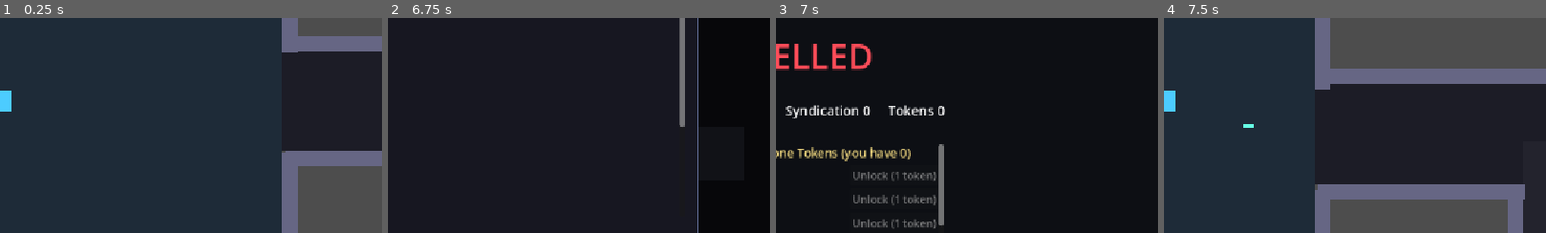
Above: before the commit, frames 1-4 (left to right).
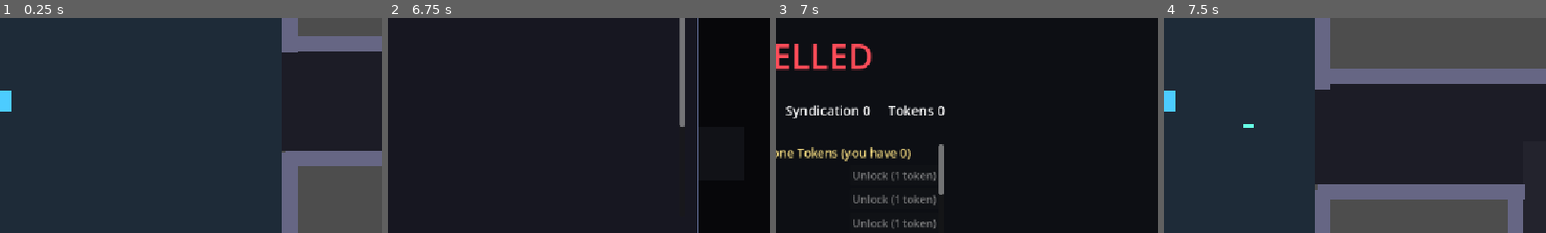
Above: after the commit, the same moments.

Repository: nderman/dungeon-grinder-cal
Game: Godot game, scene res://Floor.tscn
The game is run twice, just before and just after one commit, with the same random seed, the same clock (stepped at 60 frames per second) and the same inputs.
Inputs (mouse positions are % of the whole screen's width and height, from its top left):
- Up to frame 1 (0.25 s): no input
- Up to frame 2 (6.75 s): tap Enter (ui_accept) at 0.5, 0.77, 1.25, 2, 3.77, 5 s; move the mouse to (72, 45) at 0.52 s; hold D (move_right) 0.53-1.25 s; hold K (abilities) 0.53-1.25 s; click (72, 45) at 0.8 s; drag from (30, 55) to (45, 70) at 1.27 s; move the mouse to (60, 28) at 2.02 s; hold D (move_right) 2.03-2.75 s; hold K (abilities) 2.03-2.75 s; click (60, 28) at 2.3 s; drag from (45, 70) to (20, 35) at 2.77 s; move the mouse to (80, 65) at 3.52 s; press the mouse at (80, 65) at 3.53 s; hold A (move_left) 3.53-4.25 s; tap Left (aim_left) at 3.6 s; tap I (inventory) at 4.15 s; release the mouse at (80, 65) at 4.25 s; drag from (20, 35) to (65, 54) at 4.27 s; move the mouse to (55, 50) at 5.02 s; press the mouse at (55, 50) at 5.03 s; hold S (move_down) 5.03-5.75 s; tap Up (aim_up) at 5.1 s; release the mouse at (55, 50) at 5.75 s; drag from (35, 25) to (30, 55) at 5.77 s; click "✕" at 6.5 s
- Up to frame 3 (7 s): no input
- Up to frame 4 (7.5 s): tap Space (dash) at 7.25 s; move the mouse to (72, 45) at 7.27 s; press the mouse at (72, 45) at 7.28 s; hold W (move_up) from 7.28 s (still down)
The pictures show only the part of the screen within x 50-100%, y 31-81%; the shares and areas given below are measured in that part.

Frames 1-2 are identical in both runs. In frame 3, 0.2% of the frame differs, in the area x 42-44%, y 81-97%; in frame 4, nothing differs.

Commit message:
Meta sink 1/3: permanent stat injectors (the Syndication sink)
Syndication Points had no sink once the roster was unlocked — a Season Champion
sat on ~18k with nothing to spend it on. Now the Green Room sells permanent +1s
to a stat, priced in Syndication with per-stat escalating cost (500 ×1.5/point),
stored in permanent_stat_buffs (already applied to every contestant via
get_current_contestant_stats). No cap — DCC stats climb to 100+. Covered by
test_meta.gd (snapshots/restores real meta state so the suite can't corrupt a save).

Co-Authored-By: Claude Opus 4.8 (1M context) <noreply@anthropic.com>

Diff:
--- a/game-client/scripts/autoloads/MetaManager.gd
+++ b/game-client/scripts/autoloads/MetaManager.gd
@@ -55,6 +55,32 @@
 	meta_changed.emit()
 	return true
 
+# --- Permanent stat injectors: the SYNDICATION sink ---------------------------------------------
+# Syndication Points (10% of a run's Ratings, banked on Cancellation) used to have no sink — they
+# just piled up after the roster was unlocked. Now you spend them on permanent +1s to a stat, applied
+# to every future contestant via get_current_contestant_stats(). Cost escalates per point in the SAME
+# stat so it stays a meaningful sink at any hoard size (DCC: stats climb to 100+, so there's no cap).
+const INJECTOR_BASE_COST := 500   # Syndication for the FIRST +1 in a stat
+const INJECTOR_GROWTH := 1.5      # each further +1 in the SAME stat costs ×1.5
+
+# Syndication cost of the NEXT permanent +1 for `stat` (rises with how many you've already bought).
+func stat_injector_cost(stat: String) -> int:
+	var owned := int(permanent_stat_buffs.get(stat, 0))
+	return int(round(INJECTOR_BASE_COST * pow(INJECTOR_GROWTH, owned)))
+
+# Spend Syndication for a permanent +1 to `stat`. Returns false if it's not a real stat or you're broke.
+func buy_stat_injector(stat: String) -> bool:
+	if stat not in BASE_STATS:
+		return false
+	var cost := stat_injector_cost(stat)
+	if syndication_points < cost:
+		return false
+	syndication_points -= cost
+	permanent_stat_buffs[stat] = int(permanent_stat_buffs.get(stat, 0)) + 1
+	save_persistence()
+	meta_changed.emit()
+	return true
+
 # Final stat block for the current contract = base + race + class (+ permanent buffs).
 func get_current_contestant_stats(race: String, contestant_class: String) -> Dictionary:
 	var stats := BASE_STATS.duplicate()
--- a/game-client/tests/TestRunner.gd
+++ b/game-client/tests/TestRunner.gd
@@ -21,6 +21,7 @@
 	preload("res://tests/test_telemetry.gd"),
 	preload("res://tests/test_combat.gd"),
 	preload("res://tests/test_boss_phase.gd"),
+	preload("res://tests/test_meta.gd"),
 ]
 
 func _ready() -> void:
--- /dev/null
+++ b/game-client/tests/test_meta.gd
@@ -0,0 +1,33 @@
+extends TestCase
+# Meta sinks. Permanent stat injectors: the Syndication sink — escalating per-stat cost, debits on buy,
+# refuses when broke / for a non-stat, and the bought +1 reaches a fresh contestant's starting stats.
+# Snapshots + restores the real MetaManager state so running the suite never corrupts a dev's save.
+func _init() -> void: test_name = "meta"
+
+func run() -> void:
+	var saved_syn := MetaManager.syndication_points
+	var saved_buffs := MetaManager.permanent_stat_buffs.duplicate()
+
+	MetaManager.permanent_stat_buffs = {}
+	MetaManager.syndication_points = 10000
+
+	eq(MetaManager.stat_injector_cost("STR"), 500, "first STR injector costs the base 500")
+	check(MetaManager.buy_stat_injector("STR"), "buy succeeds when affordable")
+	eq(int(MetaManager.permanent_stat_buffs.get("STR", 0)), 1, "STR buff incremented")
+	eq(MetaManager.syndication_points, 9500, "syndication debited by the cost")
+	eq(MetaManager.stat_injector_cost("STR"), 750, "next STR injector in the SAME stat costs ×1.5")
+	eq(MetaManager.stat_injector_cost("DEX"), 500, "a different stat is still at the base cost")
+
+	MetaManager.syndication_points = 100
+	check(not MetaManager.buy_stat_injector("STR"), "buy refused when you can't afford it")
+	eq(MetaManager.syndication_points, 100, "no debit on a refused buy")
+	check(not MetaManager.buy_stat_injector("LUCK"), "an unknown stat is refused")
+
+	# The buff actually reaches a fresh contestant's starting stats (base 4 + class CON + the +3 injector).
+	MetaManager.permanent_stat_buffs = {"CON": 3}
+	var stats := MetaManager.get_current_contestant_stats("Human", "Brawler")
+	check(int(stats["CON"]) >= 4 + 3, "a permanent CON injector feeds get_current_contestant_stats")
+
+	MetaManager.syndication_points = saved_syn
+	MetaManager.permanent_stat_buffs = saved_buffs
+	MetaManager.save_persistence()
--- a/game-client/ui/GreenRoom.gd
+++ b/game-client/ui/GreenRoom.gd
@@ -110,6 +110,16 @@
 		done.horizontal_alignment = HORIZONTAL_ALIGNMENT_CENTER
 		_shop.add_child(done)
 
+	# PERMANENT INJECTORS — the Syndication sink. Always shown (Syndication never "runs out" of uses).
+	var inj_header := Label.new()
+	inj_header.text = "INJECTORS — spend Syndication (you have %d)" % MetaManager.syndication_points
+	inj_header.add_theme_font_size_override("font_size", 18)
+	inj_header.modulate = Color(0.6, 1.0, 0.7)
+	inj_header.horizontal_alignment = HORIZONTAL_ALIGNMENT_CENTER
+	_shop.add_child(inj_header)
+	for s in ["STR", "DEX", "INT", "CON", "CHA"]:
+		_shop.add_child(_injector_row(s))
+
 func _unlock_row(id: String, type: String) -> Control:
 	var row := HBoxContainer.new()
 	row.add_theme_constant_override("separation", 10)
@@ -125,6 +135,25 @@
 	row.add_child(btn)
 	return row
 
+# One stat's permanent-injector row: current buff + the escalating Syndication price.
+func _injector_row(stat: String) -> Control:
+	var row := HBoxContainer.new()
+	row.add_theme_constant_override("separation", 10)
+	var owned := int(MetaManager.permanent_stat_buffs.get(stat, 0))
+	var lbl := Label.new()
+	lbl.text = "%s  (+%d)" % [stat, owned]
+	lbl.size_flags_horizontal = Control.SIZE_EXPAND_FILL
+	lbl.modulate = Color(0.6, 1.0, 0.7)
+	row.add_child(lbl)
+	var cost := MetaManager.stat_injector_cost(stat)
+	var btn := Button.new()
+	btn.text = "+1  (%d syn)" % cost
+	btn.disabled = MetaManager.syndication_points < cost
+	btn.focus_mode = Control.FOCUS_NONE   # don't eat the SPACE/E "new Season" key
+	btn.pressed.connect(func() -> void: MetaManager.buy_stat_injector(stat))
+	row.add_child(btn)
+	return row
+
 func _unhandled_input(event: InputEvent) -> void:
 	if event.is_action_pressed("ui_accept") or event.is_action_pressed("interact"):
 		GameManager.start_new_run()
Not shown, added: game-client/tests/test_meta.gd.uid
